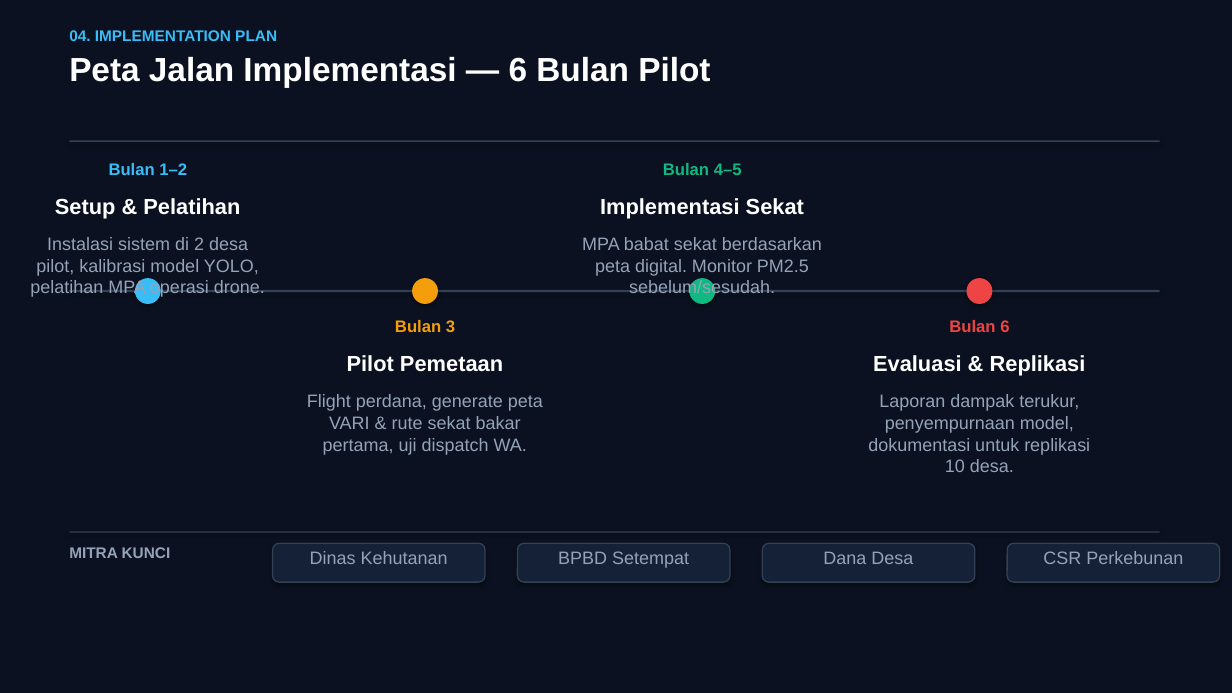
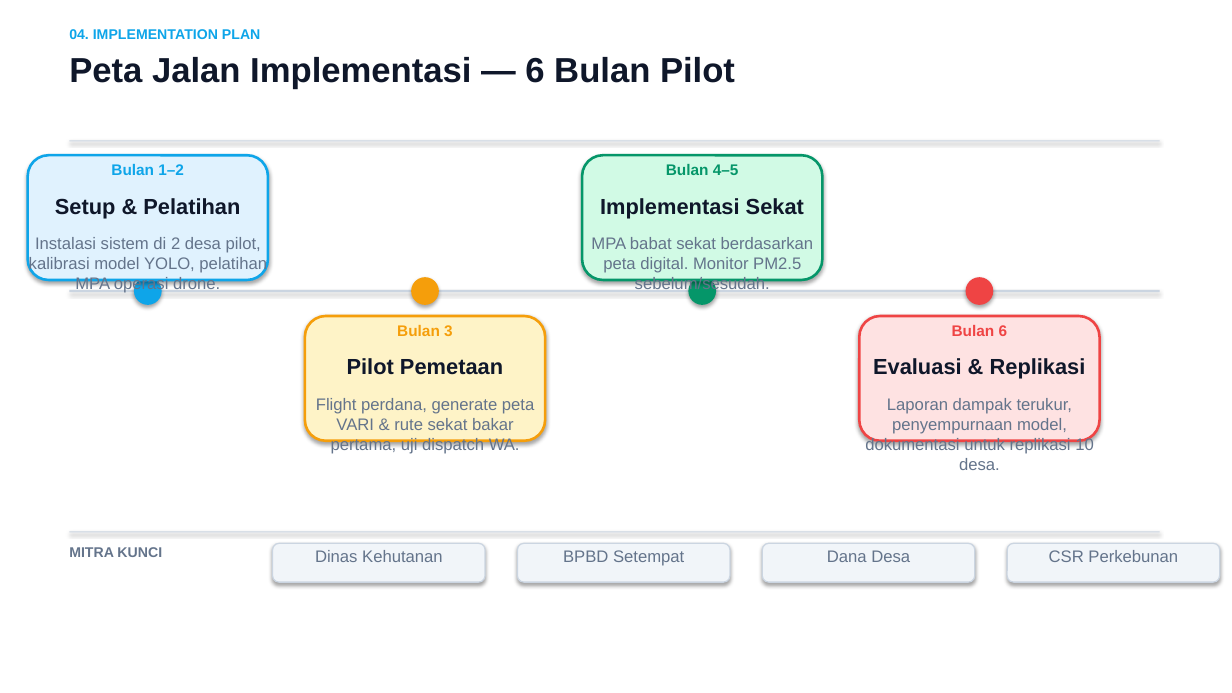
Before and after one commit to aamsetiana/SMOKECUT, a slide deck: slide 7 of AIRIMPACT2026_SMOKECUT_Proposal.pptx. Drawn at 1232x693 pixels with LibreOffice and Linux fonts; fonts in the diff are those of the drawing. Boxes give left, top, right and bottom in pixels: in the first picture for what was removed or moved away, otherwise in the second. Text is boxed around its words. In the diff, an @@ line names an element or a change of style, - is before the commit and + after.

Commit message:
feat(presentation): switch to light color palette — white bg, tinted panels, navy+blue accent

```diff
--- a/AIRIMPACT2026_SMOKECUT_Proposal.pptx
+++ b/AIRIMPACT2026_SMOKECUT_Proposal.pptx
@@ rectangle at box(0, 0, 1232, 693): fill #0B1120 to #FFFFFF @@
@@ text "04. IMPLEMENTATION PLAN" at box(69, 29, 260, 39): size 12 to 11 pt, text colour #38BDF8 to #0EA5E9 @@
@@ text "Peta Jalan Implementasi — 6 ..." at box(69, 57, 735, 89): size 26 to 27 pt, text colour #FFFFFF to #0F172A @@
@@ text "Bulan 1–2" at box(111, 164, 184, 175): size 13 to 12 pt, text colour #38BDF8 to #0EA5E9 @@
@@ rounded rectangle added at box(28, 155, 268, 280), fill #E0F2FE, outline #0EA5E9 2 pt @@
@@ text "Bulan 4–5" at box(666, 164, 739, 175): size 13 to 12 pt, text colour #10B981 to #059669 @@
@@ rounded rectangle added at box(582, 155, 823, 280), fill #D1FAE5, outline #059669 2 pt @@
@@ size 14 to 13 pt, text colour #94A3B8 to #64748B in 8 elements at box(315, 550, 443, 562), box(563, 550, 684, 566), box(827, 550, 910, 562), box(1049, 550, 1178, 562), box(316, 398, 534, 454), box(865, 398, 1094, 454), box(29, 237, 267, 293), box(591, 237, 814, 293) @@
@@ ellipse at box(134, 277, 162, 305): fill #38BDF8 to #0EA5E9 @@
@@ ellipse at box(689, 277, 716, 305): fill #10B981 to #059669 @@
@@ text "Bulan 3" at box(397, 325, 453, 336): size 13 to 12 pt @@
@@ rounded rectangle added at box(305, 316, 545, 441), fill #FEF3C7, outline #F59E0B 2 pt @@
@@ text "Bulan 6" at box(952, 325, 1008, 336): size 13 to 12 pt @@
@@ rounded rectangle added at box(860, 316, 1100, 441), fill #FEE2E2, outline #EF4444 2 pt @@
@@ text colour #FFFFFF to #0F172A in 4 elements at box(55, 198, 240, 218), box(600, 198, 804, 218), box(347, 358, 503, 375), box(873, 358, 1086, 379) @@
@@ fill #334155 to #CBD5E1 in 3 elements at box(69, 140, 1160, 141), box(69, 290, 1160, 293), box(69, 531, 1160, 532) @@
@@ text "MITRA KUNCI" at box(69, 547, 162, 557): size 12 to 11 pt, text colour #94A3B8 to #64748B @@
@@ fill #152136 to #F1F5F9; outline #334155 1 pt to #CBD5E1 1 pt in 4 elements at box(273, 543, 485, 582), box(518, 543, 730, 582), box(762, 543, 975, 582), box(1007, 543, 1220, 582) @@
```
Also in this commit, not shown: 9 other slides changed, 1 other file.
